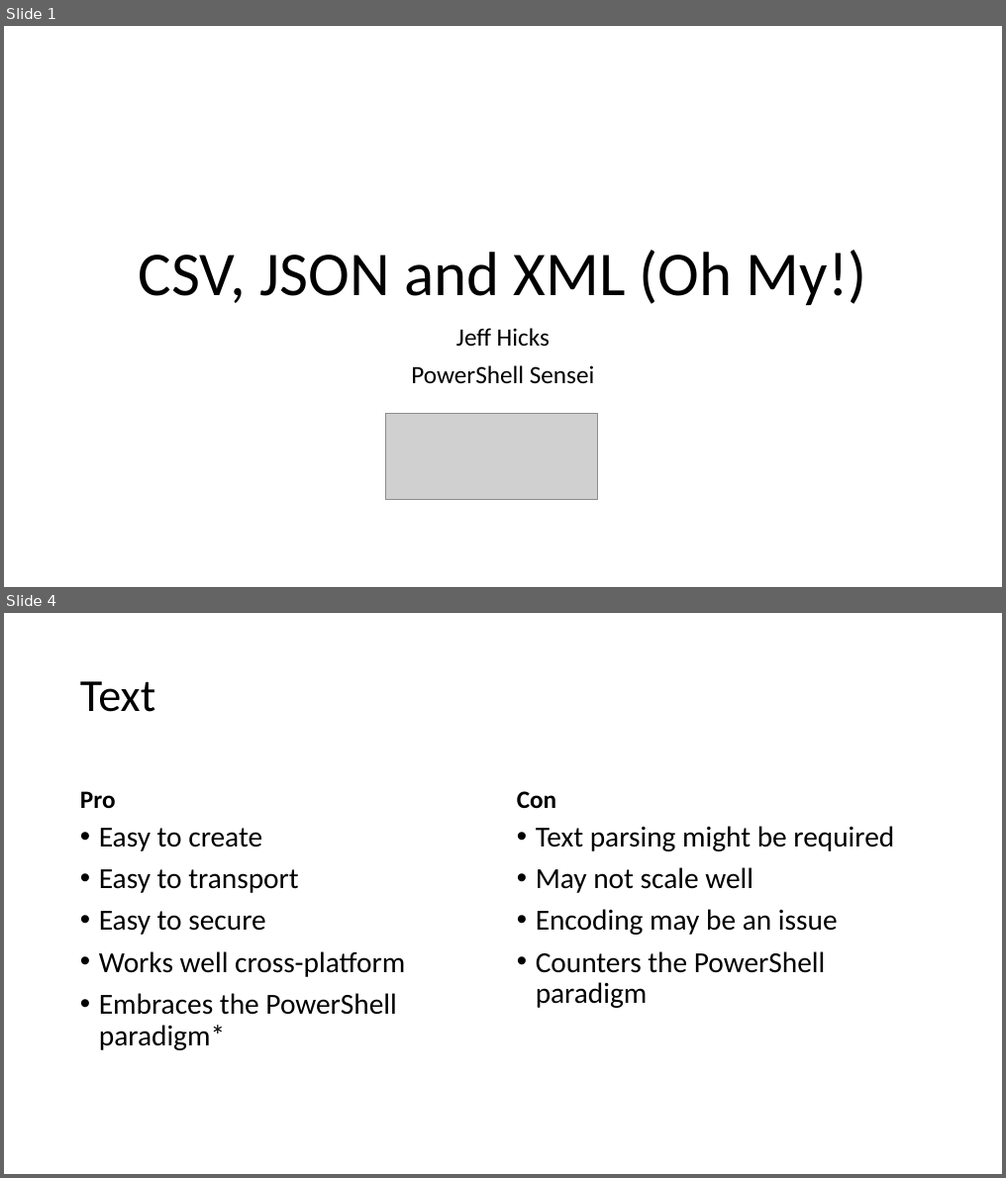
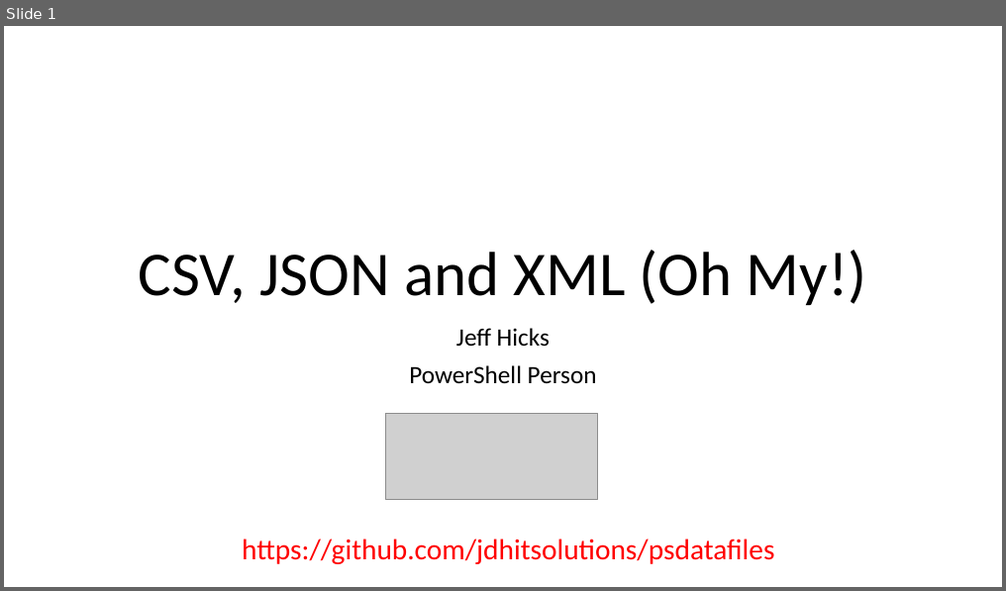
Before and after one commit to jdhitsolutions/psdatafiles, a slide deck: PowerShell-DataFiles.pptx. Shown one above the other, each under a label of ours: slides 1 and 4 before the commit, slide 1 after it; the slides between them are not shown. The pictures are 1006x1178 and 1006x591 pixels, drawn with LibreOffice and Linux fonts; fonts in the diff are those of the drawing; grey boxes stand for pictures; background and template pictures are left out. Boxes give left, top, right and bottom in pixels: in the first picture for what was removed or moved away, otherwise in the second. Text is boxed around its words. In the diff, an @@ line names an element or a change of style, - is before the commit and + after.

```diff
--- a/PowerShell-DataFiles.pptx
+++ b/PowerShell-DataFiles.pptx
@@ slide 4 removed at (4, 613, 1002, 1174), background #FFFFFF @@
@@ title removed at (80, 681, 155, 712) @@
-Text
@@ text removed at (80, 791, 116, 808) @@
-Pro
@@ text removed at (517, 791, 556, 808) @@
-Con
@@ text removed at (99, 828, 405, 1051) @@
-• Easy to create
-• Easy to transport
-• Easy to secure
-• Works well cross-platform
-• Embraces the PowerShell paradigm*
@@ text removed at (536, 826, 894, 1008) @@
-• Text parsing might be required
-• May not scale well
-• Encoding may be an issue
-• Counters the PowerShell paradigm
@@ slide 1 changed as well @@
@@ subtitle at (409, 366, 597, 384): text changed @@
-PowerShell Sensei
+PowerShell Person
@@ text added at (242, 539, 774, 565), 28 pt, text #FF0000 @@
+https://github.com/jdhitsolutions/psdatafiles
```
Also in this commit, not shown: 1 other slide changed, 1 slide added, 10 other slides removed, 7 other files.
